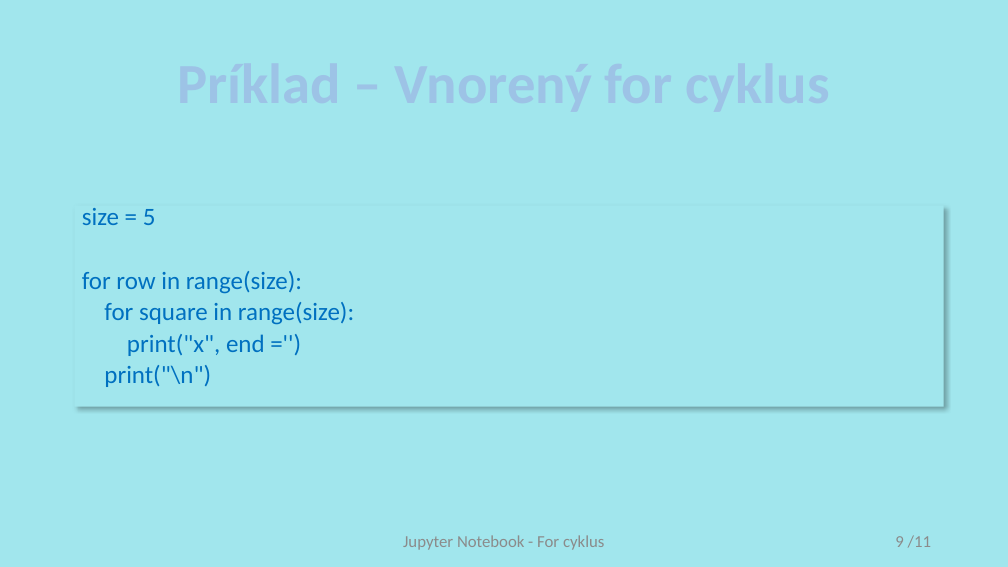
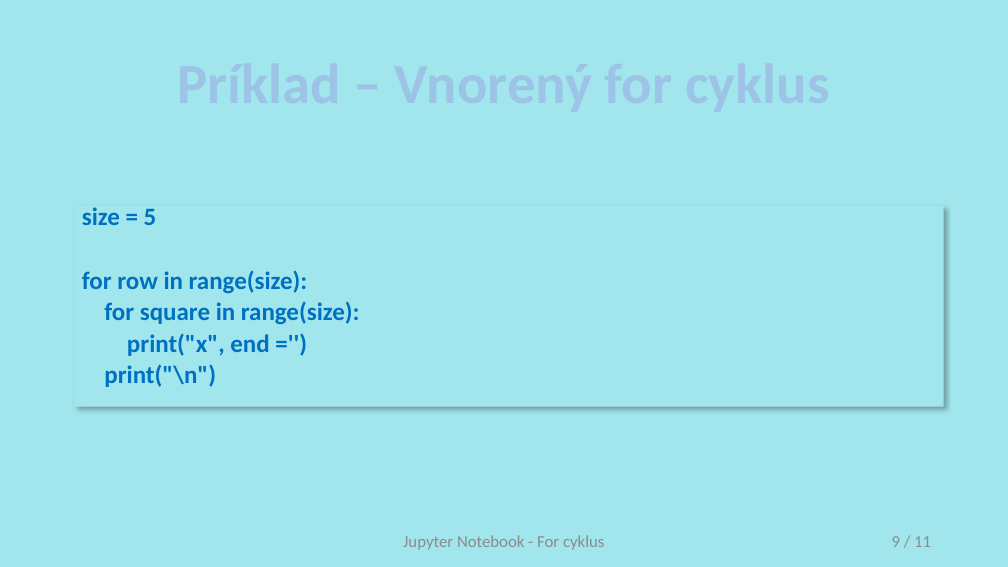
Before and after one commit to xcerni13/diplomova-praca, a slide deck: slide 9 of Prezentacie/6. For cyklus.pptx. Drawn at 1008x567 pixels with LibreOffice and Linux fonts; fonts in the diff are those of the drawing. Boxes give left, top, right and bottom in pixels: in the first picture for what was removed or moved away, otherwise in the second. Text is boxed around its words. In the diff, an @@ line names an element or a change of style, - is before the commit and + after.

```diff
--- a/Prezentacie/6. For cyklus.pptx
+++ b/Prezentacie/6. For cyklus.pptx
@@ text "size = 5" at [74,206,944,407]: bold on @@
@@ page number at [892,536,931,547]: spaces changed @@
-9 /11
+9 / 11
```
Also in this commit, not shown: 5 other slides changed, 9 other files.
